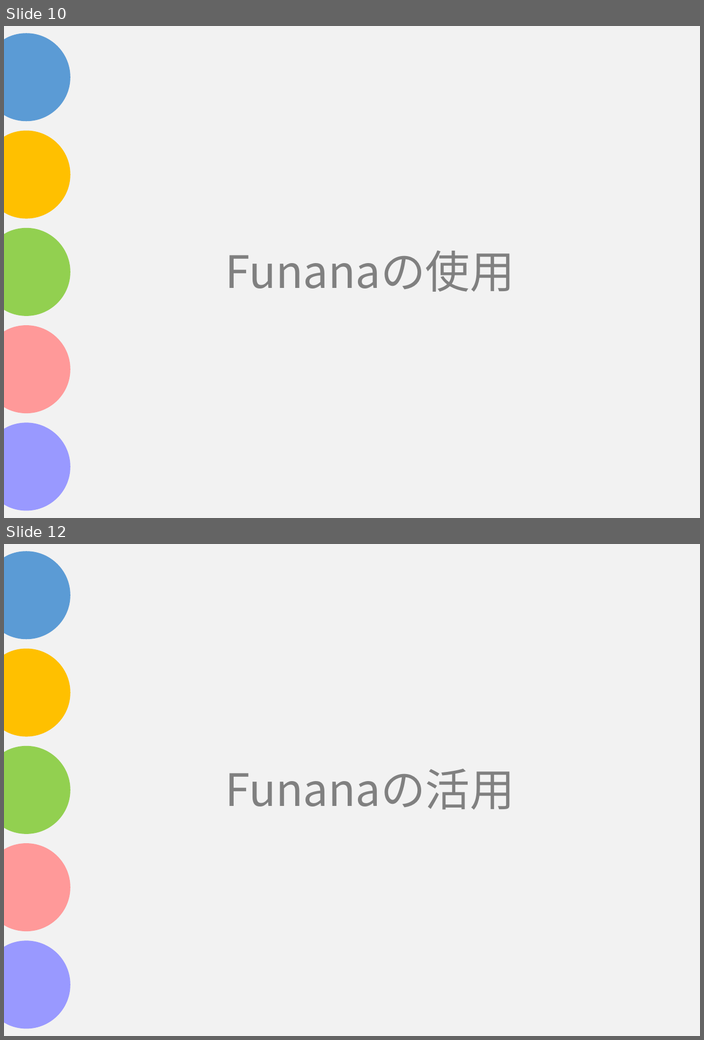
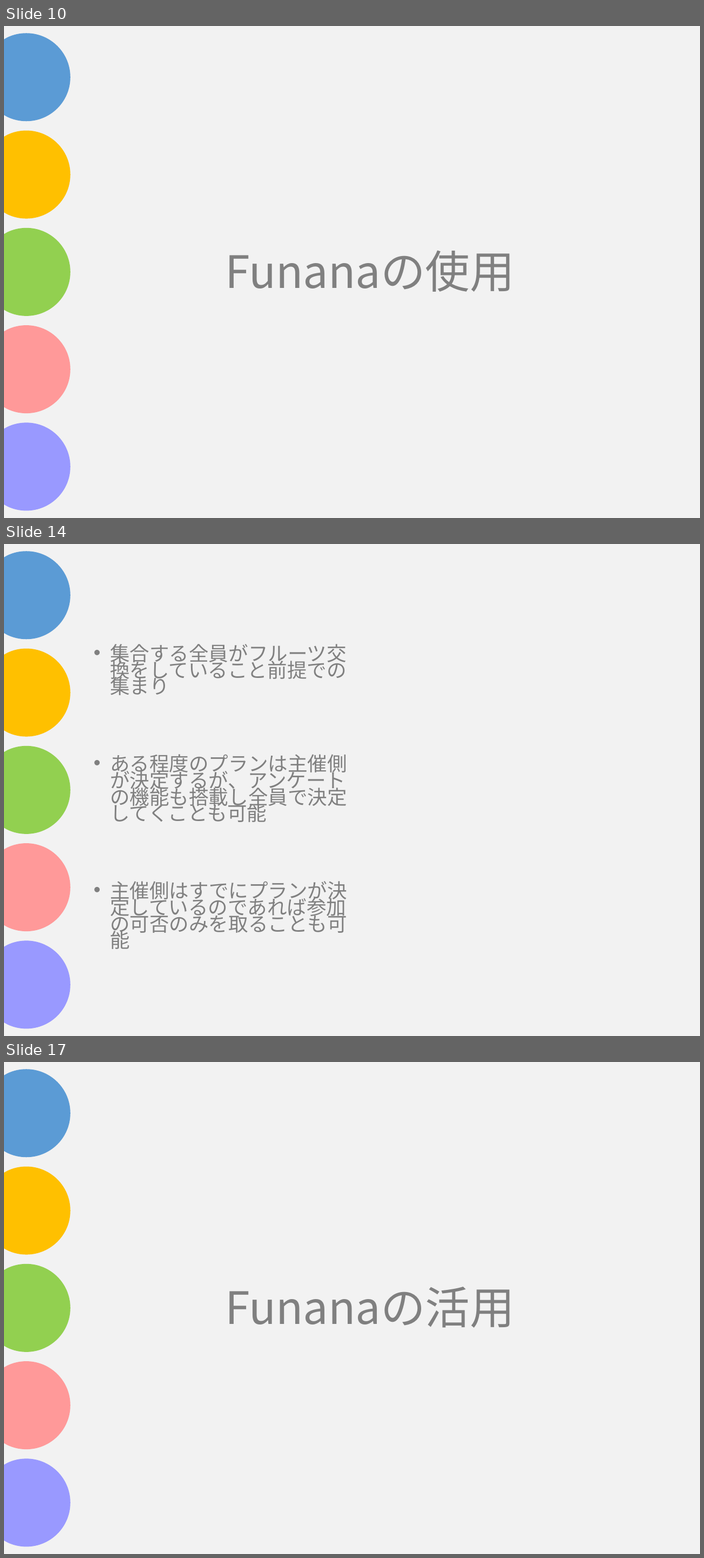
Before and after one commit to asojketest1/test, a slide deck: Funanaプレゼン.pptx. Shown one above the other, each under a label of ours: slides 10 and 12 before the commit, slides 10, 14 and 17 after it; the slides between them are not shown. The pictures are 704x1040 and 704x1558 pixels, drawn with LibreOffice and Linux fonts; fonts in the diff are those of the drawing. Boxes give left, top, right and bottom in pixels: in the first picture for what was removed or moved away, otherwise in the second. Text is boxed around its words. In the diff, an @@ line names an element or a change of style, - is before the commit and + after.

```diff
--- a/Funanaプレゼン.pptx
+++ b/Funanaプレゼン.pptx
@@ slide 14 added at box(4, 544, 700, 1036), background #FFFFFF; not listed: 6 template elements that a slide beside it also shows @@
@@ text added at box(110, 644, 347, 949), 23.9 pt, text #808080 @@
+• 集合する全員がフルーツ交換をしていること前提での集まり
+• ある程度のプランは主催側が決定するが、アンケートの機能も搭載し全員で決定してくことも可能
+• 主催側はすでにプランが決定しているのであれば参加の可否のみを取ることも可能
@@ what was slide 12 is now slide 17 @@
```
Also in this commit, not shown: 3 slides changed, 5 other slides added, 1 slide removed, 2 other files.
